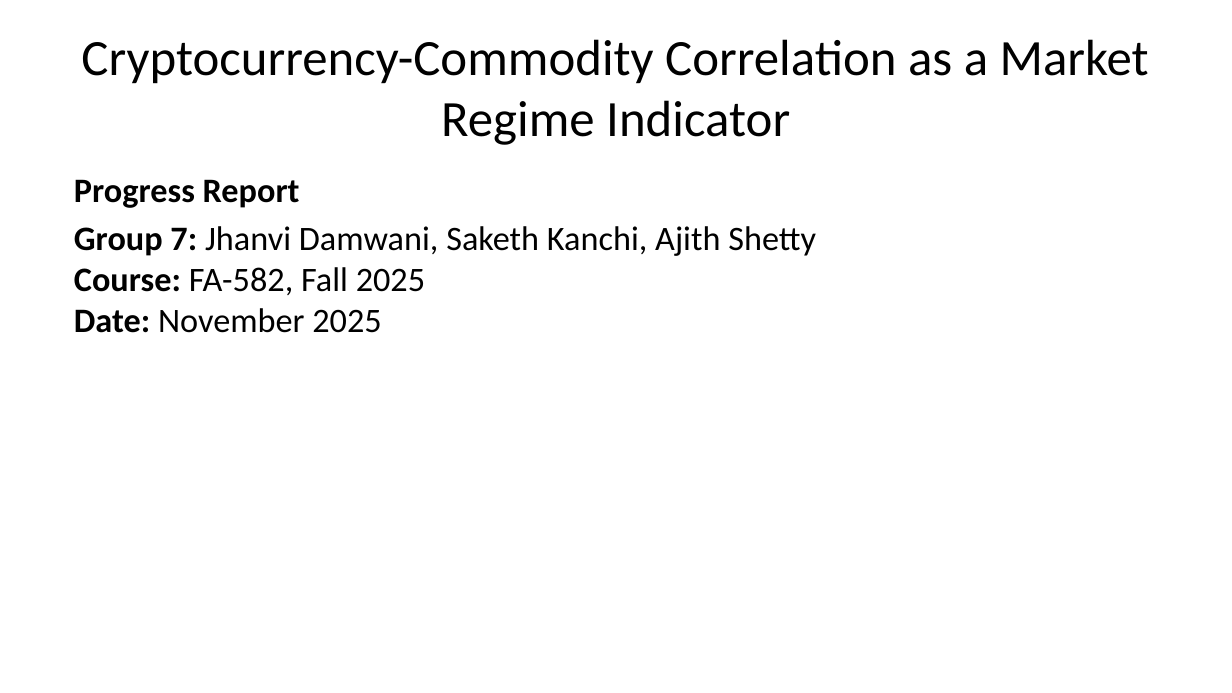
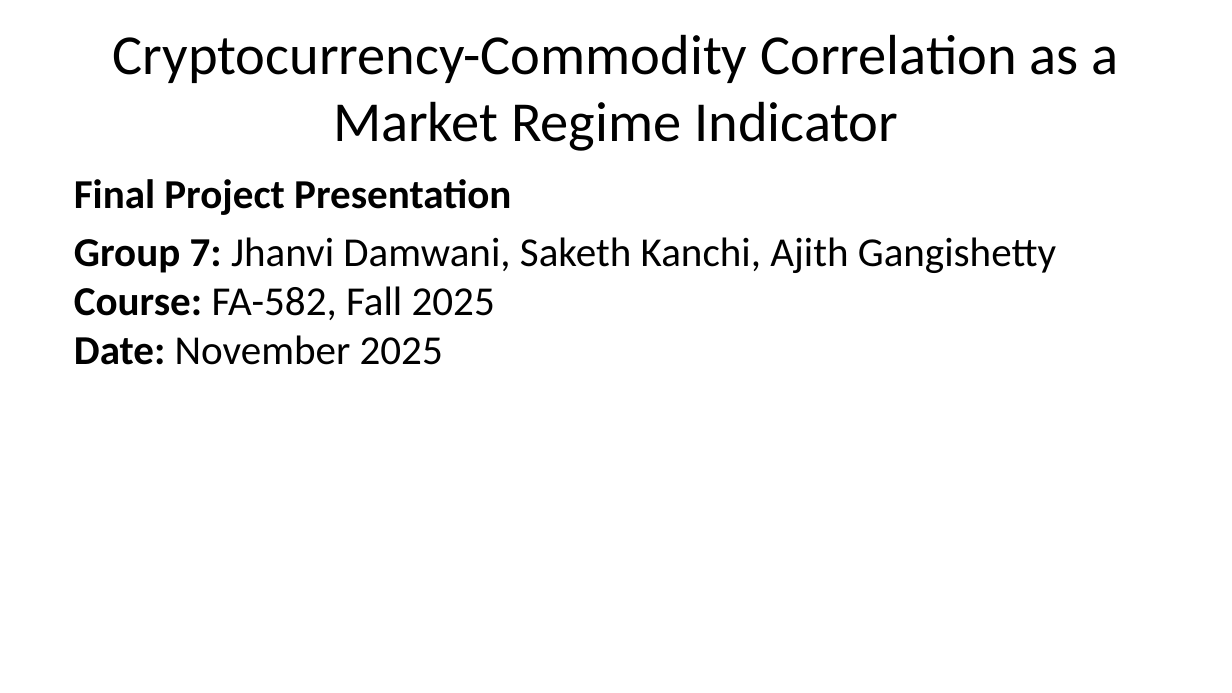
Before and after one commit to SakethKanchi/Cryptocurrency_Commodity_Correlation, a slide deck: slide 2 of presentation.pptx. Drawn at 1232x693 pixels with LibreOffice and Linux fonts; fonts in the diff are those of the drawing. Boxes give left, top, right and bottom in pixels: in the first picture for what was removed or moved away, otherwise in the second. Text is boxed around its words. In the diff, an @@ line names an element or a change of style, - is before the commit and + after.

Commit message:
changes for final report

```diff
--- a/presentation.pptx
+++ b/presentation.pptx
@@ title "Cryptocurrency-Commodity Correlation as a Market ..." at (112,34,1119,151): size 29.7 to 33 pt @@
@@ text at (74,179,1056,365): text changed; size 20 to 24 pt @@
-Progress Report
-Group 7: Jhanvi Damwani, Saketh Kanchi, Ajith Shetty
-Course: FA-582, Fall 2025
-Date: November 2025
+Final Project Presentation
+Group 7: Jhanvi Damwani, Saketh Kanchi, Ajith Gangishetty
+Course: FA-582, Fall 2025
+Date: November 2025
```
Also in this commit, not shown: 33 other slides changed, 14 slides added, 3 slides removed, 11 other files.
